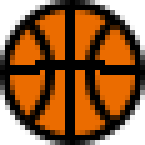
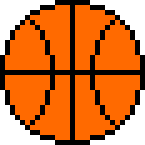
The second 145x145 image is a revision of the first. Changes to its layers:
added layer "Layer 5" above "Layer 2" over [0, 0, 145, 145]
moved "Group 1" into group "Group 2" over [0, 0, 145, 145]
moved "Ellipse 1 copy 3" into group "Group 2" over [0, 0, 145, 145]
